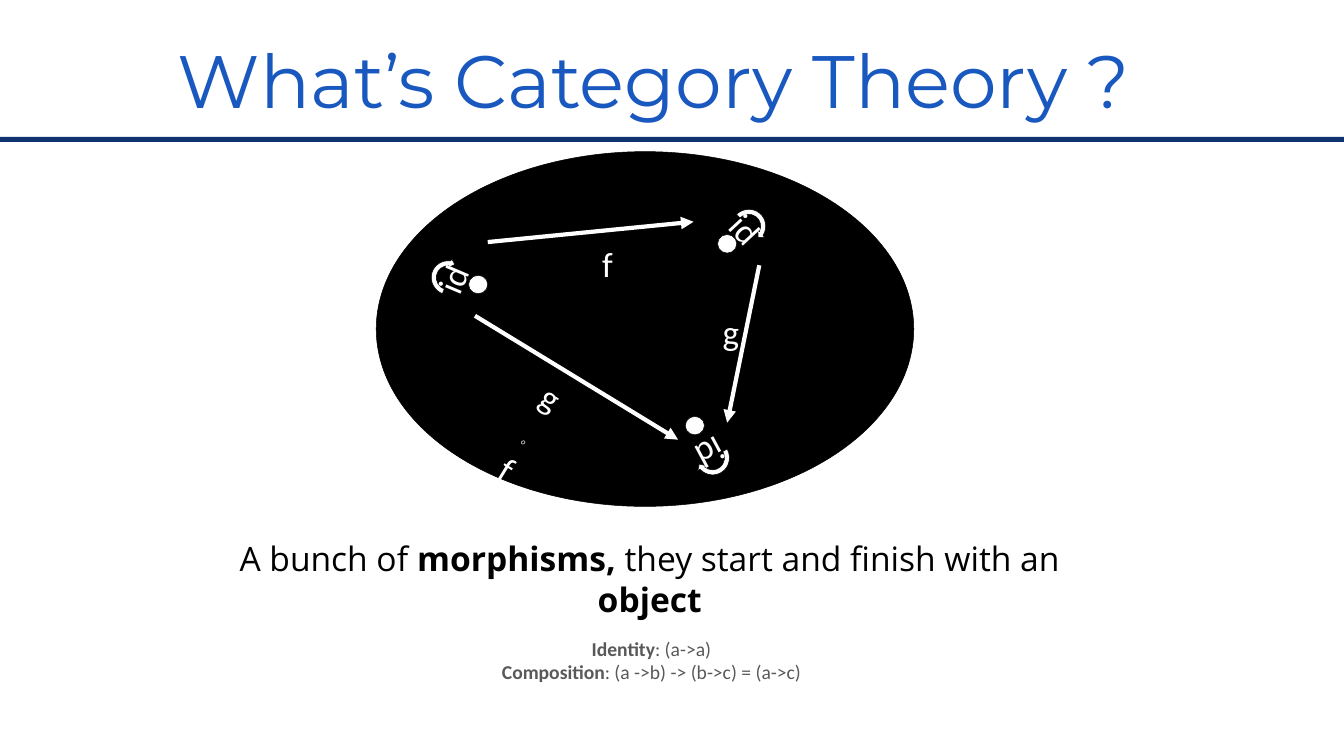
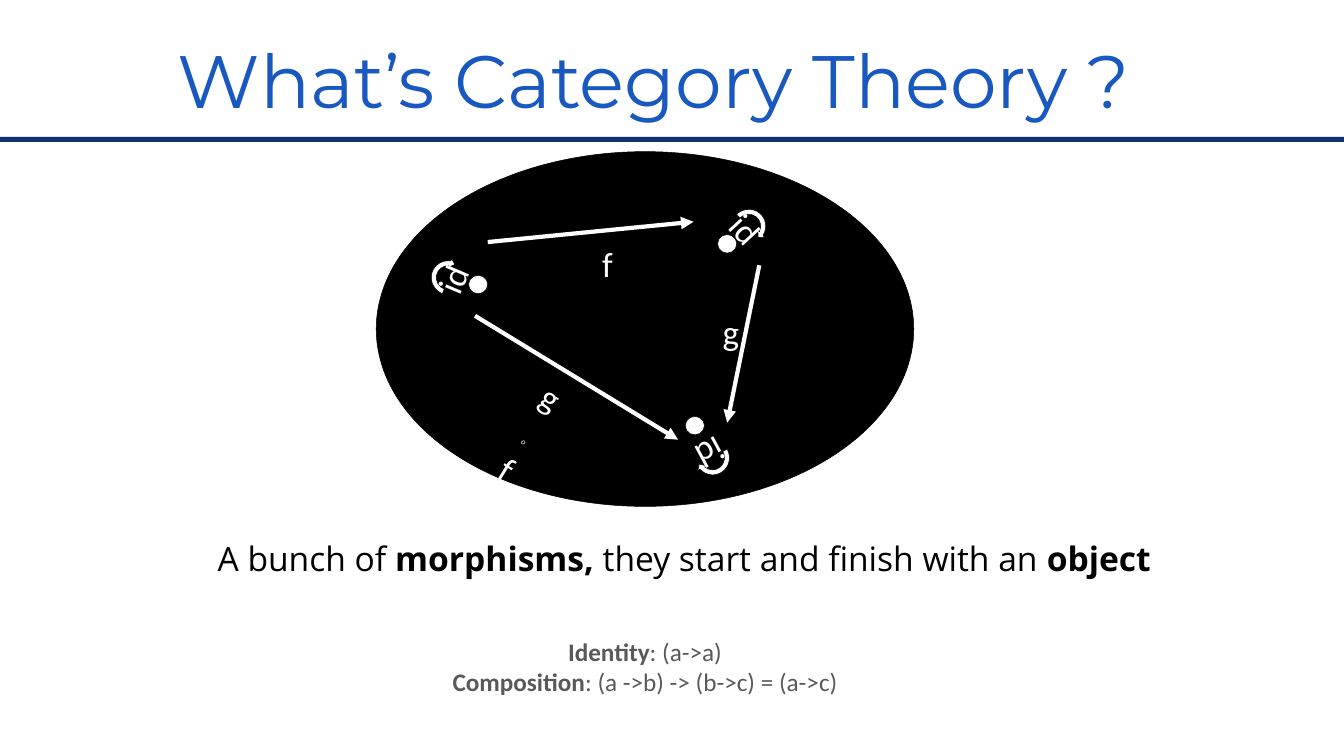
Before and after one commit to RomainTrm/CategoryTheoryYouAlreadyKnowIt, a slide deck: slide 6 of CategoryTheoryUniveristy_Devoxx_FR_2022.pptx. Drawn at 1344x756 pixels with LibreOffice and Linux fonts; fonts in the diff are those of the drawing; background and template pictures are left out. Boxes give left, top, right and bottom in pixels: in the first picture for what was removed or moved away, otherwise in the second. Text is boxed around its words. In the diff, an @@ line names an element or a change of style, - is before the commit and + after.

```diff
--- a/CategoryTheoryUniveristy_Devoxx_FR_2022.pptx
+++ b/CategoryTheoryUniveristy_Devoxx_FR_2022.pptx
@@ text "A bunch of morphisms, they ..." rewrapped from <box>240,545,1059,620</box> to <box>218,545,1151,579</box> @@
@@ text "Identity: (a->a)": place and size @@
-text "Identity: (a->a)" at <box>502,642,801,682</box>
+text "Identity: (a->a)" at <box>453,643,837,695</box>
@@ text "Identity: (a->a)" at <box>453,643,837,695</box>: size 28 to 36 pt @@
```
Also in this commit, not shown: 13 other slides changed, 2 slides added, 1 slide removed.
